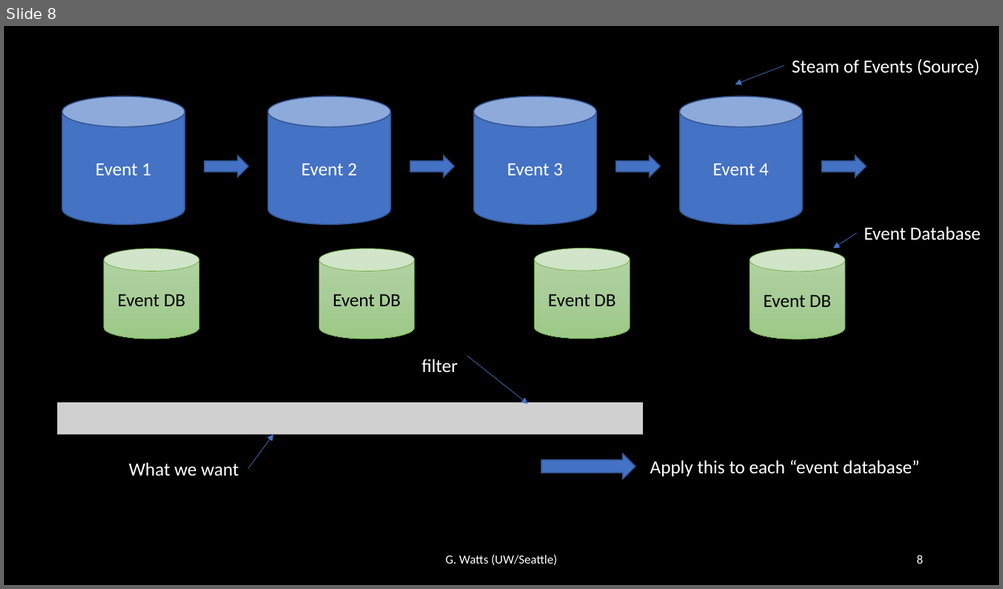
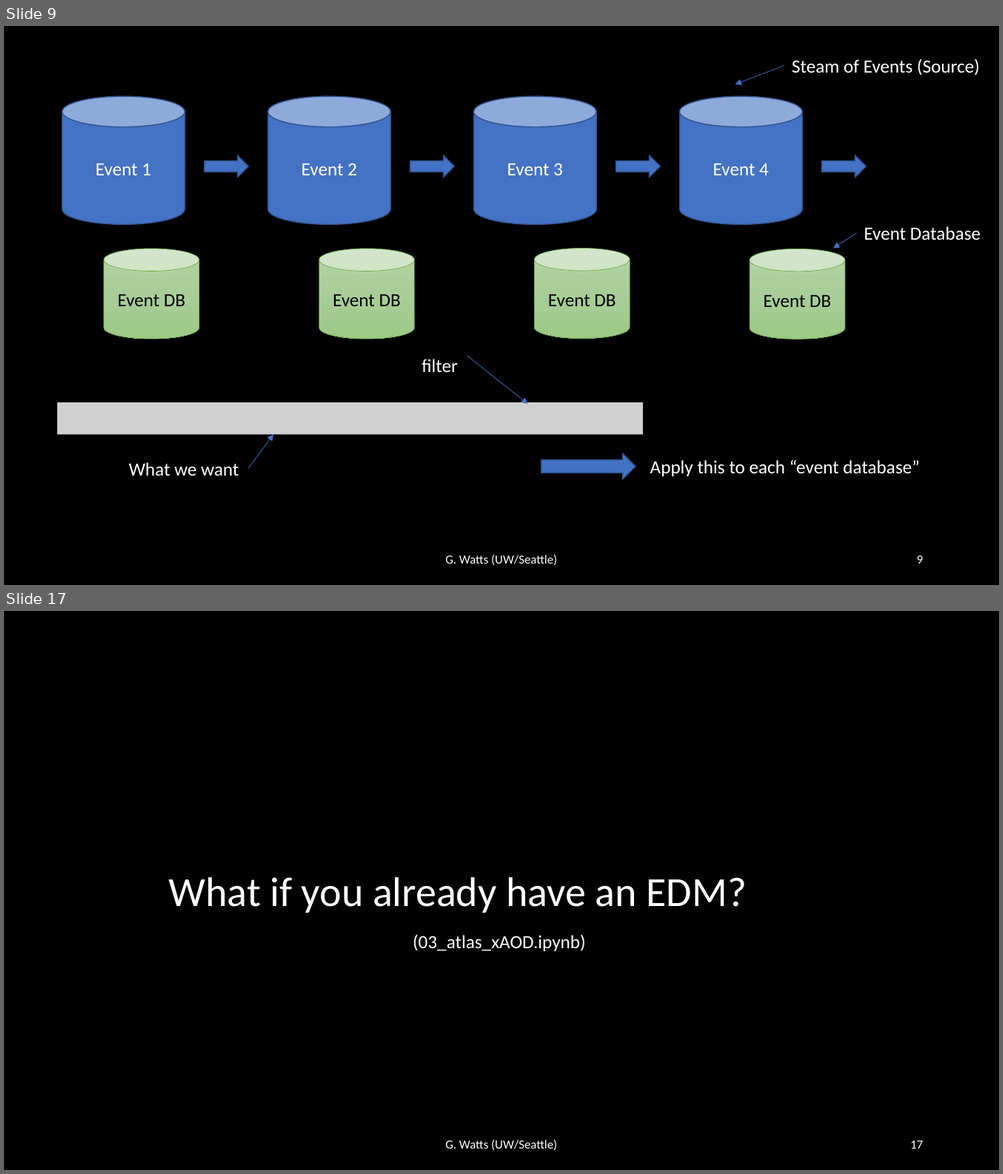
Before and after one commit to iris-hep/agc-workshop-2022-servicex, a slide deck: servicex.pptx. Shown one above the other, each under a label of ours: slide 8 before the commit, slides 9 and 17 after it; the slides between them are not shown. The pictures are 1003x589 and 1003x1174 pixels, drawn with LibreOffice and Linux fonts; fonts in the diff are those of the drawing; grey boxes stand for pictures. Boxes give left, top, right and bottom in pixels: in the first picture for what was removed or moved away, otherwise in the second. Text is boxed around its words. In the diff, an @@ line names an element or a change of style, - is before the commit and + after.

```diff
--- a/servicex.pptx
+++ b/servicex.pptx
@@ slide 17 added at (4,611,999,1170), background #000000 @@
@@ text added at (169,877,747,913), 40 pt, text #FFFFFF @@
+What if you already have an EDM?
@@ text added at (412,934,586,951), 18 pt, text #FFFFFF @@
+(03_atlas_xAOD.ipynb)
@@ text added at (445,1140,557,1150), 12 pt, text #FFFFFF @@
+G. Watts (UW/Seattle)
@@ page number added at (910,1141,922,1149), 12 pt, text #FFFFFF @@
+17
@@ what was slide 8 is now slide 9 @@
@@ page number at (916,556,922,564): text changed @@
-8
+9
```
Also in this commit, not shown: 1 slide changed, 9 other slides added, 4 other files.
